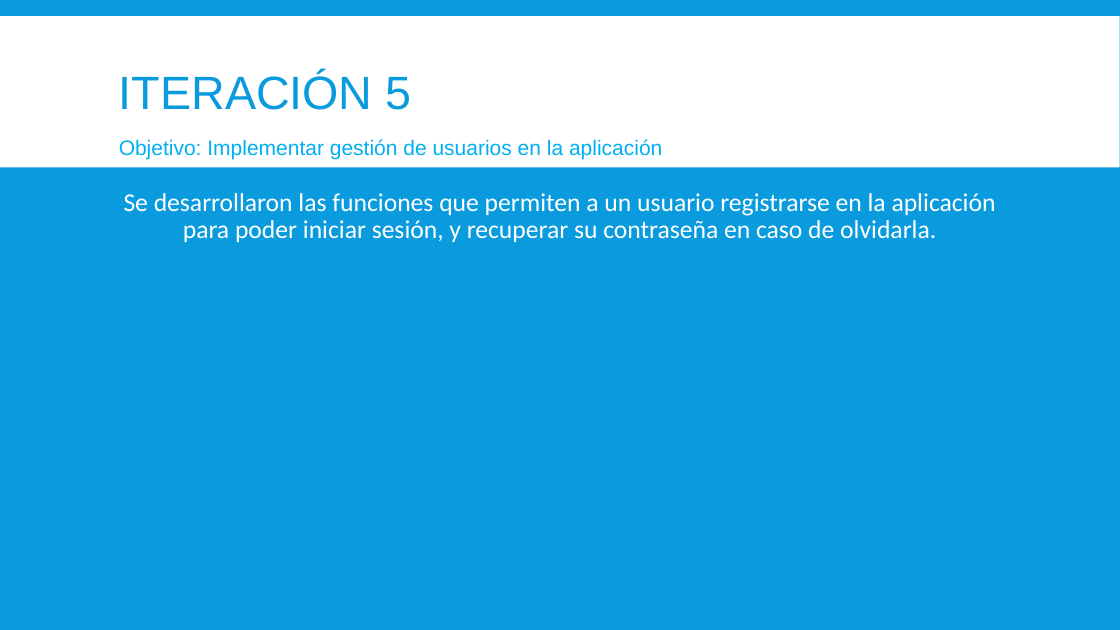
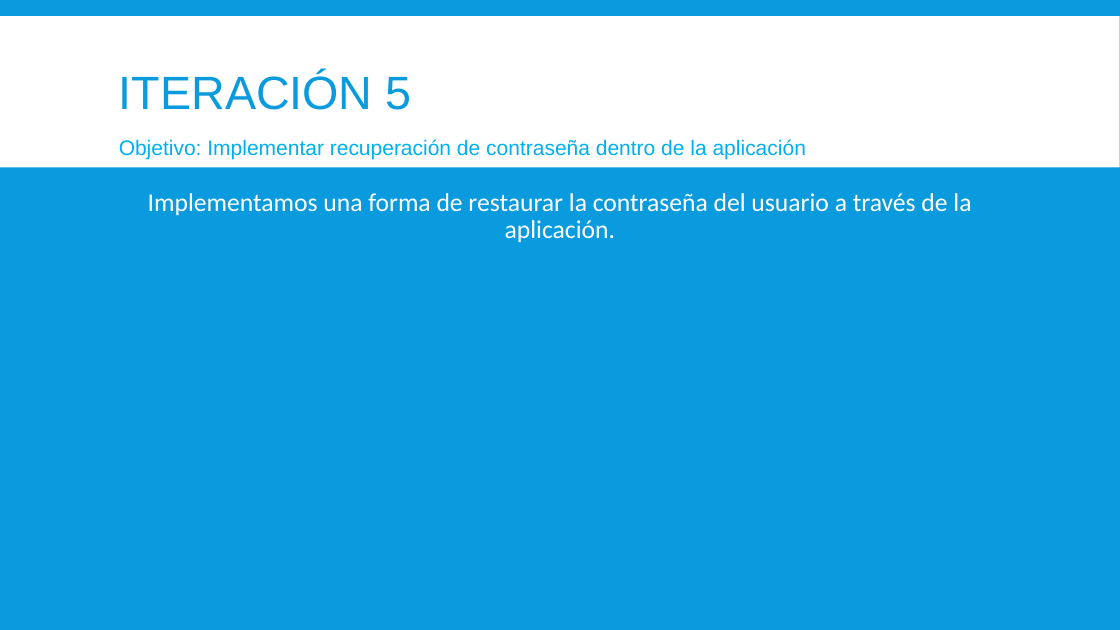
Before and after one commit to Steven0110/TT2018-A002, a slide deck: slide 12 of PRESENTACIONTTII.pptx. Drawn at 1120x630 pixels with LibreOffice and Linux fonts; fonts in the diff are those of the drawing. Boxes give left, top, right and bottom in pixels: in the first picture for what was removed or moved away, otherwise in the second. Text is boxed around its words. In the diff, an @@ line names an element or a change of style, - is before the commit and + after.

```diff
--- a/PRESENTACIONTTII.pptx
+++ b/PRESENTACIONTTII.pptx
@@ text at bbox=[119, 139, 806, 160]: text changed @@
-Objetivo: Implementar gestión de usuarios en la aplicación
+Objetivo: Implementar recuperación de contraseña dentro de la aplicación
@@ text at bbox=[148, 193, 971, 242]: text changed @@
-Se desarrollaron las funciones que permiten a un usuario registrarse en la aplicación para poder iniciar sesión, y recuperar su contraseña en caso de olvidarla.
+Implementamos una forma de restaurar la contraseña del usuario a través de la aplicación.
```
Also in this commit, not shown: 2 other slides changed, 7 other files.
